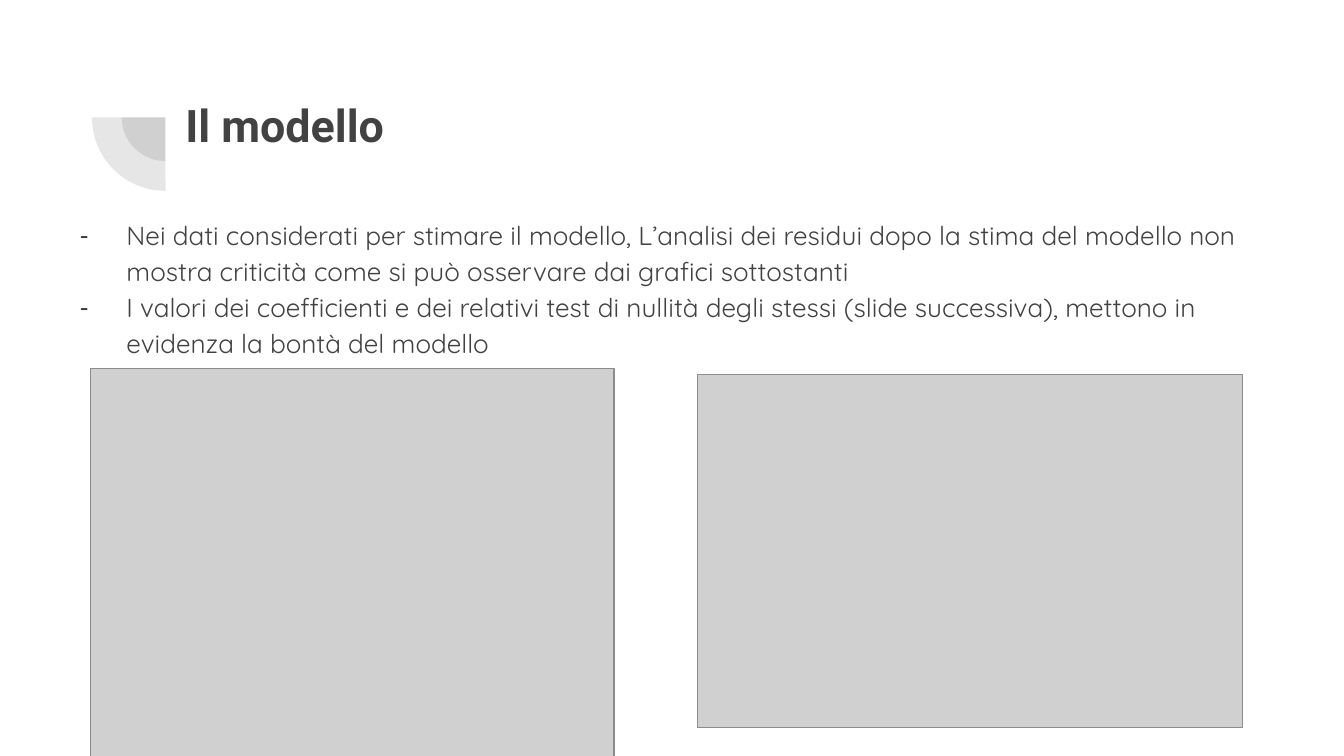
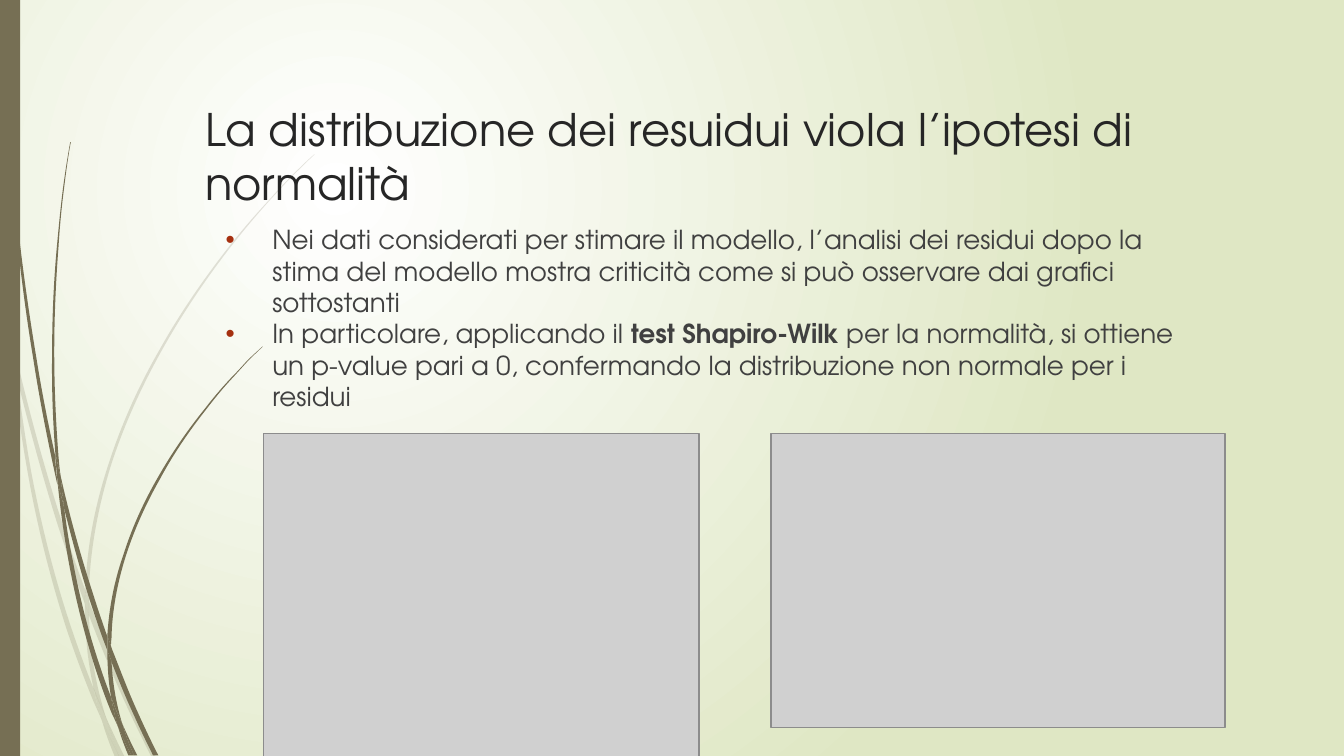
Before and after one commit to lynkx21/BB, a slide deck: slide 15 of BitBang.pptx (slide 14 before the commit). Drawn at 1344x756 pixels with LibreOffice and Linux fonts; fonts in the diff are those of the drawing; grey boxes stand for pictures. Boxes give left, top, right and bottom in pixels: in the first picture for what was removed or moved away, otherwise in the second. Text is boxed around its words. In the diff, an @@ line names an element or a change of style, - is before the commit and + after.

```diff
--- a/BitBang.pptx
+++ b/BitBang.pptx
@@ background #FFFFFF to gradient #FFFFFF to #DFE8C4 @@
@@ rectangle added at (x1=0, y1=0, x2=20, y2=755), fill #766F54 @@
@@ pie slice (boxed as its full ellipse) removed at (x1=91, y1=44, x2=238, y2=191) @@
@@ pie slice (boxed as its full ellipse) removed at (x1=122, y1=74, x2=210, y2=161) @@
@@ title at (x1=205, y1=113, x2=1133, y2=201): text changed; font Roboto to TeX Gyre Adventor; text colour #424242 to #262626; bold off @@
-Il modello
+La distribuzione dei resuidui viola l’ipotesi di normalità
@@ text at (x1=272, y1=229, x2=1174, y2=407): text changed; font Quicksand to TeX Gyre Adventor; text colour #424242 to #404040 @@
-– Nei dati considerati per stimare il modello, L’analisi dei residui dopo la stima del modello non mostra criticità come si può osservare dai grafici sottostanti
-– I valori dei coefficienti e dei relativi test di nullità degli stessi (slide successiva), mettono in evidenza la bontà del modello
+• Nei dati considerati per stimare il modello, l’analisi dei residui dopo la stima del modello mostra criticità come si può osservare dai grafici sottostanti
+• In particolare, applicando il test Shapiro-Wilk per la normalità, si ottiene un p-value pari a 0, confermando la distribuzione non normale per i residui
@@ picture removed at (x1=90, y1=368, x2=614, y2=756) @@
@@ picture added at (x1=263, y1=434, x2=699, y2=756) @@
@@ picture resized from (x1=698, y1=375, x2=1242, y2=727) to (x1=771, y1=434, x2=1226, y2=728) @@
@@ group added at (x1=0, y1=155, x2=314, y2=756): 10 freeform shapes @@
@@ group added at (x1=3, y1=0, x2=263, y2=756): 12 freeform shapes @@
```
Also in this commit, not shown: 24 other slides changed, 6 slides added, 1 slide removed.
